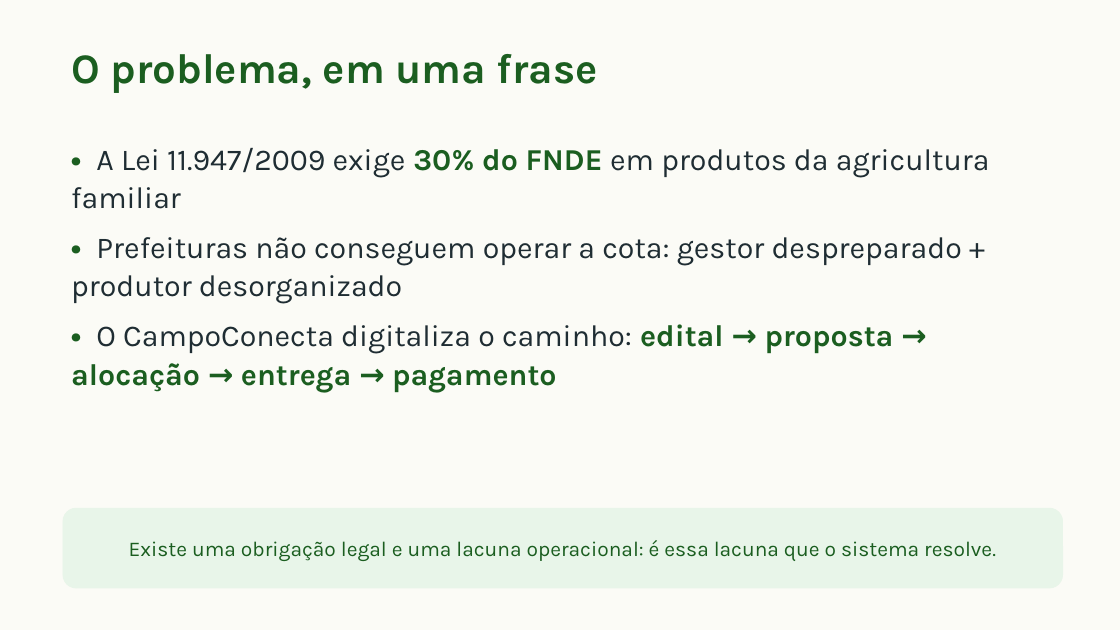
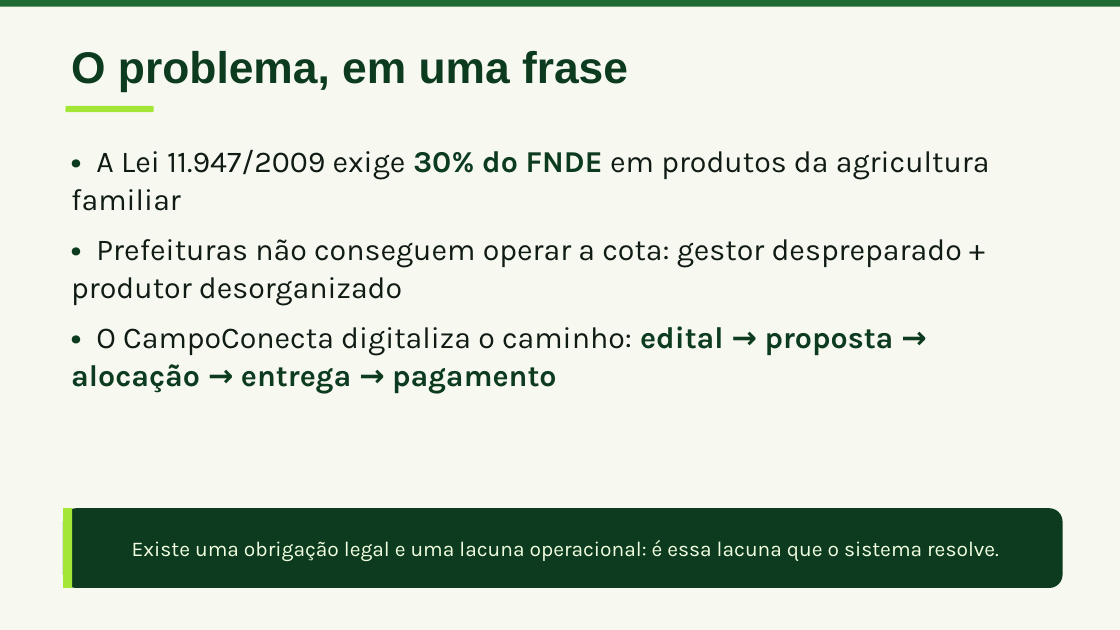
Before and after one commit to camidebem/CampoConecta, a slide deck: slide 2 of docs/parte2/slides.pptx. Drawn at 1120x630 pixels with LibreOffice and Linux fonts; fonts in the diff are those of the drawing. Boxes give left, top, right and bottom in pixels: in the first picture for what was removed or moved away, otherwise in the second. Text is boxed around its words. In the diff, an @@ line names an element or a change of style, - is before the commit and + after.

```diff
--- a/docs/parte2/slides.pptx
+++ b/docs/parte2/slides.pptx
@@ background #FBFBF6 to #F7F9F0 @@
@@ rectangle added at [0,0,1120,7], fill #1E6B33 @@
@@ text "O problema, em uma frase" at [71,51,628,92]: size 36 to 38 pt, font Karla to Arial, text colour #1B5E20 to #0C3B1F @@
@@ rounded rectangle added at [66,106,154,112], fill #A3E635 @@
@@ text "• A Lei 11.947/2009 exige ..." at [71,150,990,394]: text colour #1B5E20 to #0C3B1F in "• 30% do FNDE", "•", "• edital → proposta → alocação → ..."; text colour #1F2D33 to #0F1B14 in "A Lei 11.947/2009 exige em produtos da ...", "Prefeituras não conseguem operar a cota: gestor ...", "O CampoConecta digitaliza o caminho:" @@
@@ rounded rectangle "Existe uma obrigação legal e ..." at [63,508,1063,588]: text colour #1B5E20 to #F2FFE0; fill #E8F5E9 to #0C3B1F; outline #E8F5E9 0.75 pt to none @@
@@ rectangle added at [63,508,72,588], fill #A3E635 @@
```
Also in this commit, not shown: 9 other slides changed, 2 other files.
